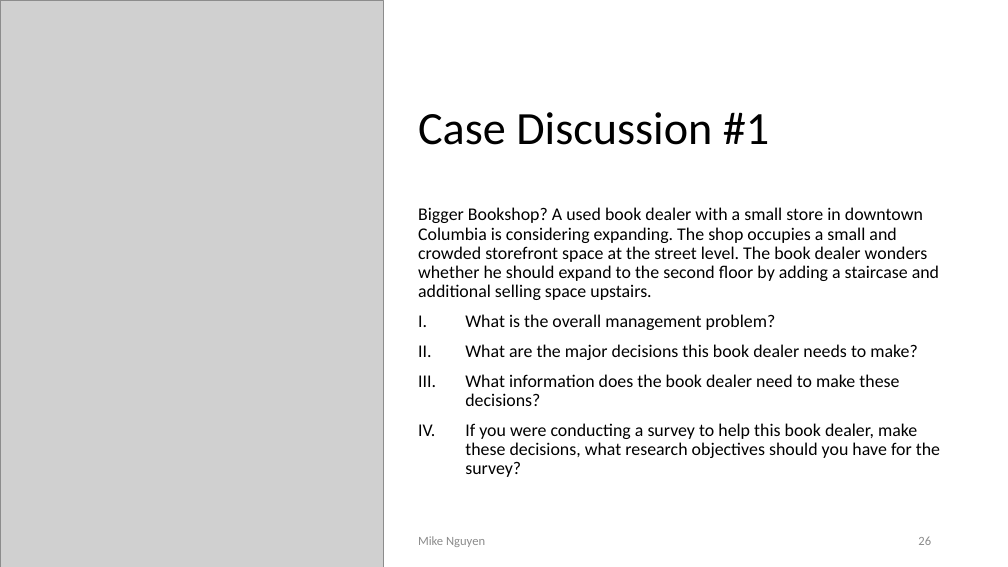
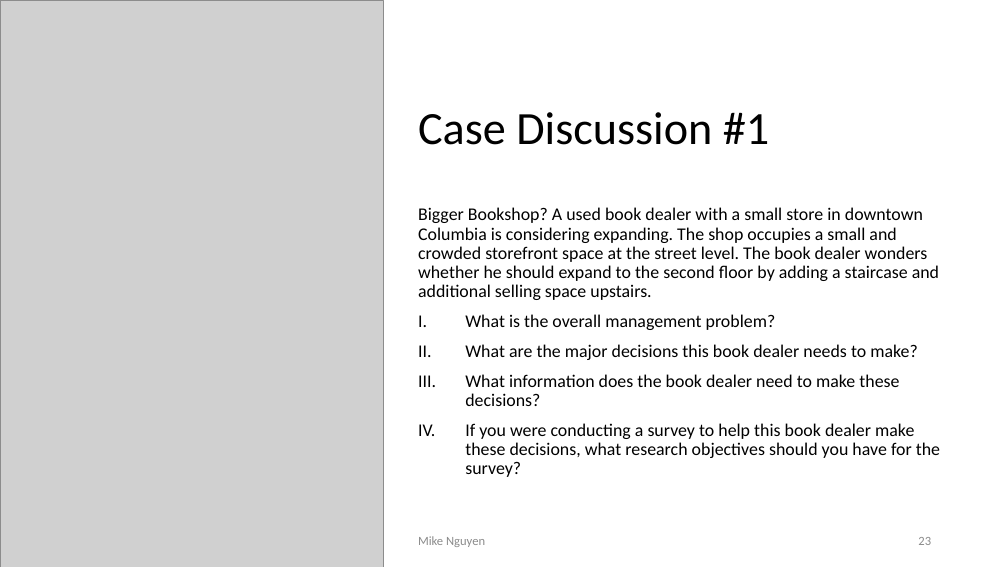
Before and after one commit to mikenguyen13/mar4050_S23_2, a slide deck: slide 23 of lectures/2/2_Problem & Intro to Project.pptx (slide 26 before the commit). Drawn at 1008x567 pixels with LibreOffice and Linux fonts; fonts in the diff are those of the drawing; grey boxes stand for pictures. Boxes give left, top, right and bottom in pixels: in the first picture for what was removed or moved away, otherwise in the second. Text is boxed around its words. In the diff, an @@ line names an element or a change of style, - is before the commit and + after.

```diff
--- a/lectures/2/2_Problem & Intro to Project.pptx
+++ b/lectures/2/2_Problem & Intro to Project.pptx
@@ text at [465, 423, 940, 477]: text changed @@
-IV. If you were conducting a survey to help this book dealer, make these decisions, what research objectives should you have for the survey?
+IV. If you were conducting a survey to help this book dealer make these decisions, what research objectives should you have for the survey?
@@ page number at [918, 537, 931, 545]: text changed @@
-26
+23
```
Also in this commit, not shown: 2 other slides changed, 3 slides removed.
